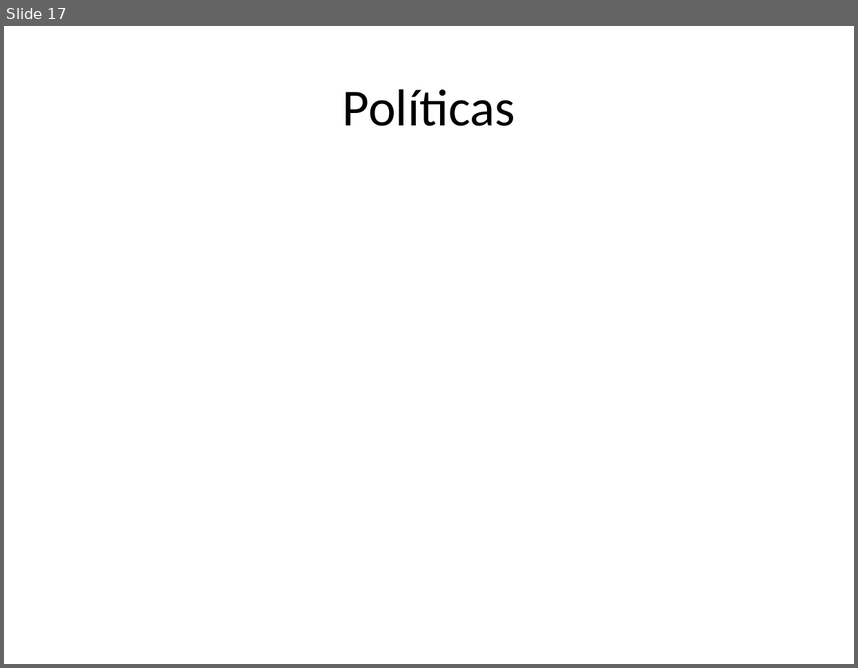
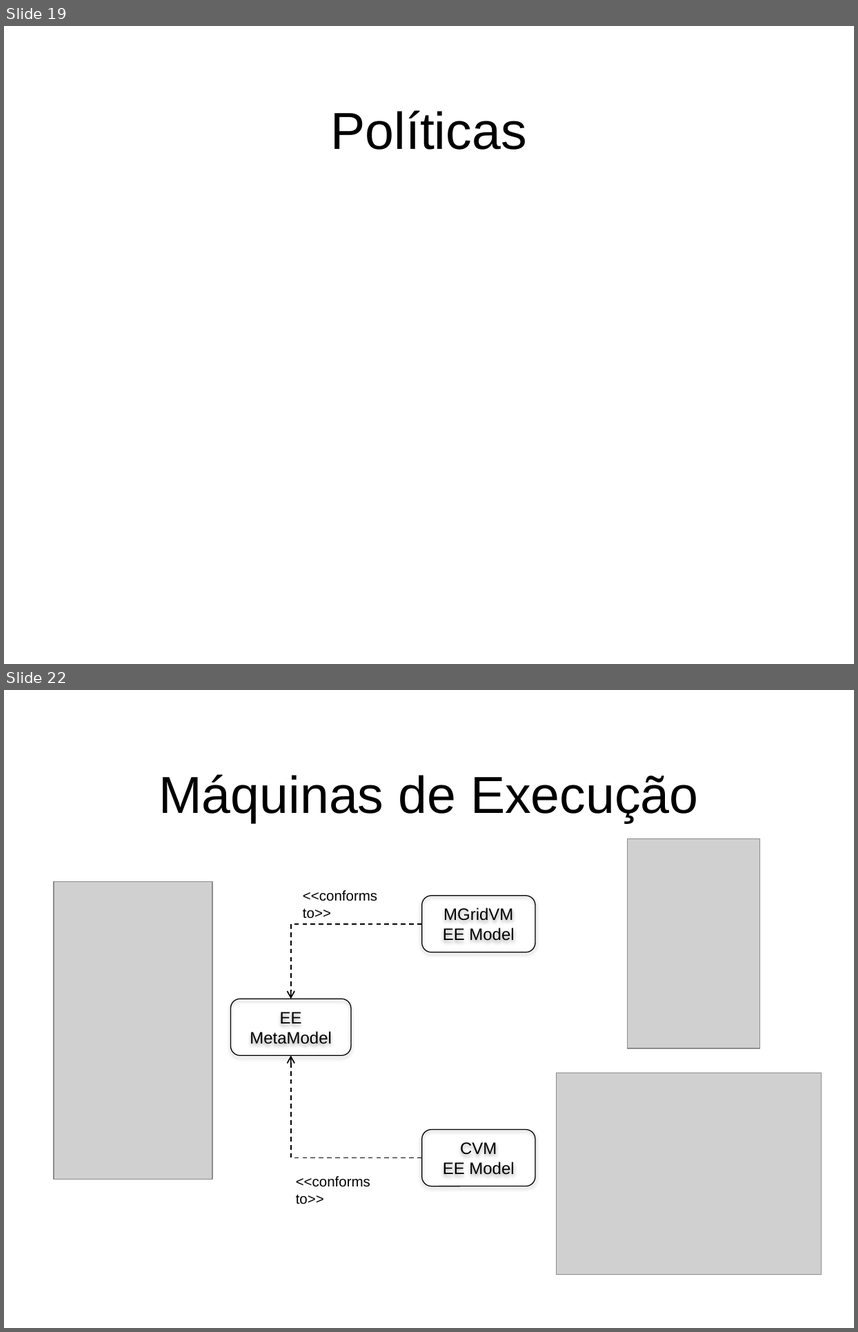
Before and after one commit to gcms/ncb, a slide deck: dissertacao/ApresentacaoGustavo.pptx. Shown one above the other, each under a label of ours: slide 17 before the commit, slides 19 and 22 after it; the slides between them are not shown. The pictures are 858x668 and 858x1332 pixels, drawn with LibreOffice and Linux fonts; fonts in the diff are those of the drawing; grey boxes stand for pictures; background and template pictures are left out. Boxes give left, top, right and bottom in pixels: in the first picture for what was removed or moved away, otherwise in the second. Text is boxed around its words. In the diff, an @@ line names an element or a change of style, - is before the commit and + after.

```diff
--- a/dissertacao/ApresentacaoGustavo.pptx
+++ b/dissertacao/ApresentacaoGustavo.pptx
@@ slide 22 added at box(4, 690, 854, 1328), background picture (left out) @@
@@ title added at box(159, 774, 699, 823), 44 pt, text #000000 @@
+Máquinas de Execução
@@ picture added at box(627, 839, 760, 1048) @@
@@ picture added at box(53, 881, 212, 1179) @@
@@ text added at box(303, 890, 377, 918), 12 pt, text #000000 @@
+<<conforms to>>
@@ rounded rectangle added at box(422, 896, 535, 953), outline #000000 0.75 pt, 14 pt, text #000000 @@
+MGridVM
+EE Model
@@ elbow arrow added from (422, 924) to (291, 998), #000000 1 pt dashed @@
@@ rounded rectangle added at box(231, 998, 352, 1056), outline #000000 0.75 pt, 14 pt, text #000000 @@
+EE MetaModel
@@ elbow arrow added from (422, 1158) to (291, 1056), #000000 1 pt dashed @@
@@ picture added at box(557, 1072, 821, 1274) @@
@@ rounded rectangle added at box(422, 1130, 535, 1186), outline #000000 0.75 pt, 14 pt, text #000000 @@
+CVM
+EE Model
@@ text added at box(296, 1176, 370, 1204), 12 pt, text #000000 @@
+<<conforms to>>
@@ what was slide 17 is now slide 19 @@
@@ slide 19 changed as well @@
@@ title "Políticas": place and size @@
-title "Políticas" at box(343, 89, 515, 126)
+title "Políticas" at box(331, 110, 527, 150)
@@ title "Políticas" at box(331, 110, 527, 150): font Calibri to Arial @@
```
Also in this commit, not shown: 15 other slides changed, 21 other slides added, 1 slide removed, 1 other file.
